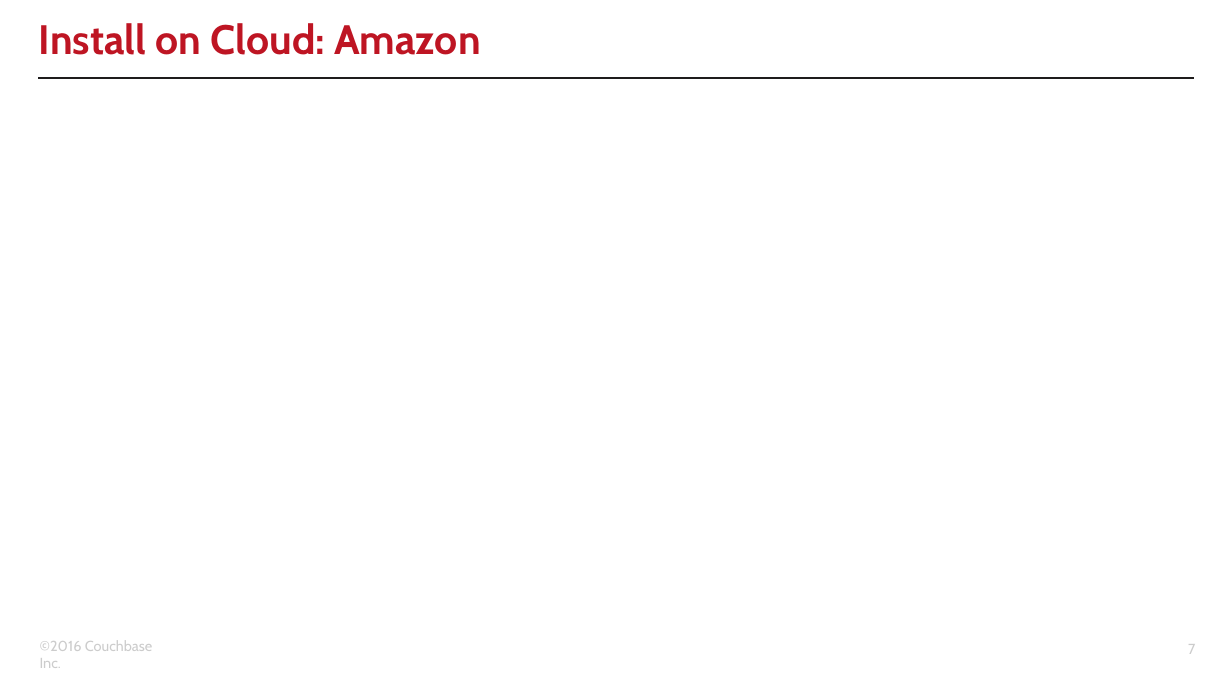
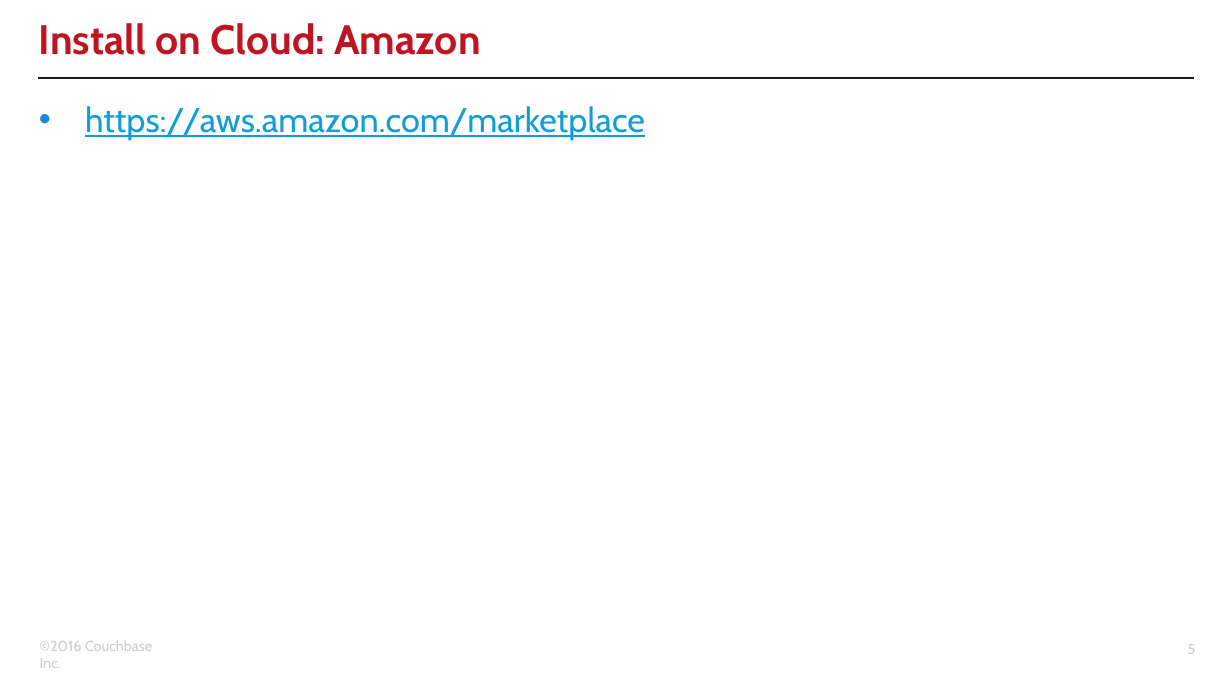
Before and after one commit to subalakr/workshop, a slide deck: slide 5 of connect2016/developer/01/01.pptx (slide 7 before the commit). Drawn at 1232x693 pixels with LibreOffice and Linux fonts; fonts in the diff are those of the drawing; background and template pictures are left out. Boxes give left, top, right and bottom in pixels: in the first picture for what was removed or moved away, otherwise in the second. Text is boxed around its words. In the diff, an @@ line names an element or a change of style, - is before the commit and + after.

```diff
--- a/connect2016/developer/01/01.pptx
+++ b/connect2016/developer/01/01.pptx
@@ text added at [85,106,645,141], 20 pt, text #129DD8, underline @@
+• https://aws.amazon.com/marketplace
@@ page number at [1188,644,1196,654]: text changed @@
-7
+5
```
Also in this commit, not shown: 3 other slides changed, 7 slides added, 2 slides removed.
